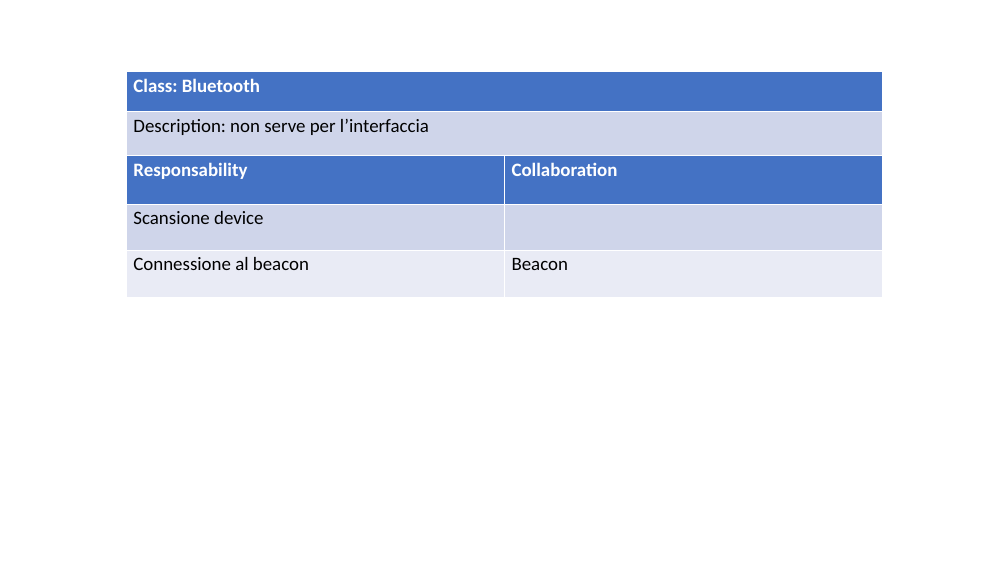
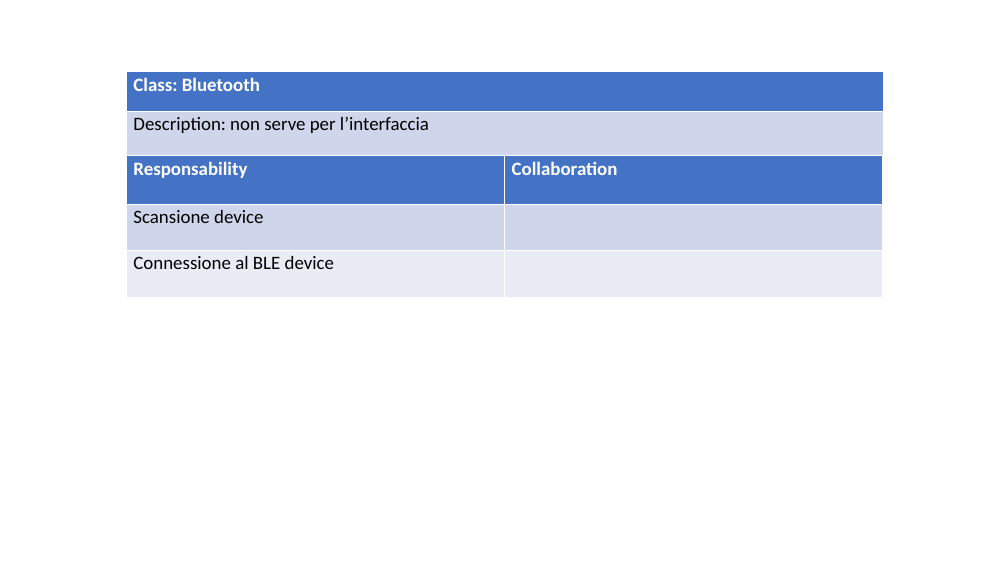
Before and after one commit to ecorradini/ProgettoIDS, a slide deck: slide 2 of AnalisiRequisiti/CRC/UT2/CRC_UT2.ppt. Drawn at 1008x567 pixels with LibreOffice and Linux fonts; fonts in the diff are those of the drawing. Boxes give left, top, right and bottom in pixels: in the first picture for what was removed or moved away, otherwise in the second. Text is boxed around its words. In the diff, an @@ line names an element or a change of style, - is before the commit and + after.

```diff
--- a/AnalisiRequisiti/CRC/UT2/CRC_UT2.ppt
+++ b/AnalisiRequisiti/CRC/UT2/CRC_UT2.ppt
@@ table at (126, 71, 883, 156) @@
@@ line spacing 0.94 to 0.88 @@
@@ borders changed @@
@@ table at (126, 155, 882, 297) @@
-row 3, column 1: Connessione al beacon
+row 3, column 1: Connessione al BLE device
-row 3, column 2: Beacon
+row 3, column 2: 
@@ line spacing 0.94 to 0.88 @@
@@ borders changed @@
```
Also in this commit, not shown: 10 other slides changed, 5 other files.
